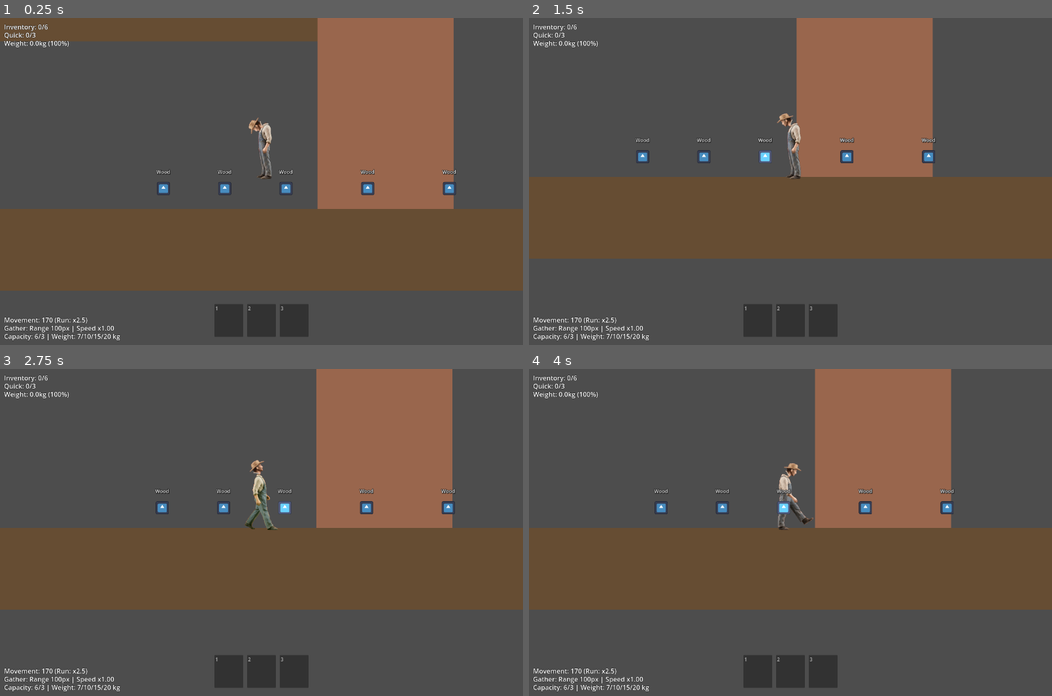
Above: before the commit, frames 1-4 (two rows, left to right).
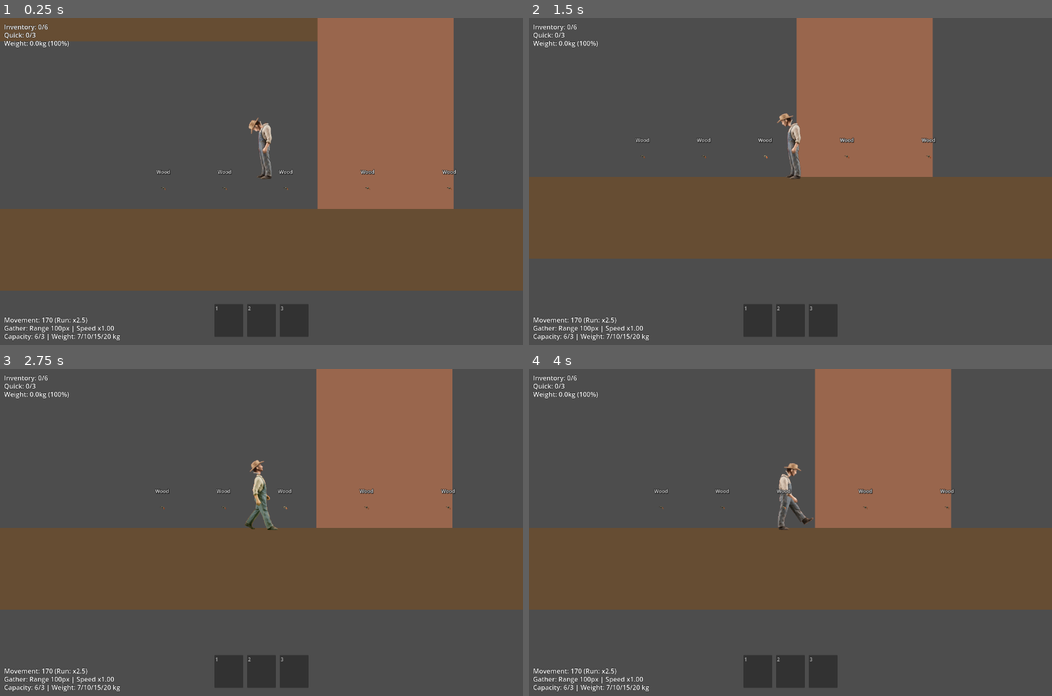
Above: after the commit, the same moments.

Repository: LouisZCode/mechanics_tests
Game: Godot game, scene res://scenes/main.tscn
Same seed, same stepped clock (60 frames per second), same inputs: the game is played once before the commit and once after it. The engine's default icon, where the game draws it, is replaced by a stand-in: a white triangle on a blue panel in a dark square.
Inputs (mouse positions are in pixels of both pictures, inside the frame that each line leads up to):
- Up to frame 1 (0.25 s): no input
- Up to frame 2 (1.5 s): tap Enter at 0.5 s; move the mouse to (905, 165) at 0.52 s; hold Right (ui_right) 0.53-1.25 s; hold F (interact) 0.53-1.25 s; click (905, 165) at 0.67 s; tap Space (ui_select) at 0.77 s; drag from (685, 197) to (790, 142) at 1.27 s
- Up to frame 3 (2.75 s): tap Space (ui_select) at 2 s; move the mouse to (313, 460) at 2.02 s; hold Left (ui_left) from 2.03 s (still down); hold 1 (quickslot_1) from 2.03 s (still down); tap F (interact) at 2.3 s
- Up to frame 4 (4 s): release Left (ui_left) at 2.75 s; release 1 (quickslot_1) at 2.75 s; drag from (764, 597) to (790, 493) at 2.77 s; tap Enter at 3.5 s; move the mouse to (947, 581) at 3.52 s; hold Right (ui_right) from 3.53 s (still down); hold 3 (quickslot_3) from 3.53 s (still down); tap Space (ui_select) at 3.77 s; tap F (interact) at 3.8 s

The runs differ from the first frame. In frame 1, 0.4% of the frame differs, in the area x 30-88%, y 50-55%; in frame 2, 0.4%; in frame 3, 0.4%, in the area x 29-87%, y 40-45%; in frame 4, 0.4%.

Commit message:
feature: add of highligh on quickslot

Diff:
--- a/resources/items/shovel.tres
+++ b/resources/items/shovel.tres
@@ -20,6 +20,11 @@
 stat_mining_power = 5
 stat_attack_damage = 15
 stat_nutrition = 0
+durability_cost_attack = 5
+durability_cost_dig = 1
+durability_cost_mine = 2
+durability_cost_gather = 1
+durability_cost_chop = 3
 attack_windup_time = 2.0
 attack_cooldown = 1.0
 attack_range = 60.0
--- a/resources/items/wood.tres
+++ b/resources/items/wood.tres
@@ -1,31 +1,15 @@
-[gd_resource type="Resource" script_class="ItemData" load_steps=2 format=3 uid="uid://cq8j5r9t6u3v1"]
+[gd_resource type="Resource" script_class="ItemData" load_steps=3 format=3 uid="uid://cq8j5sat6u3v1"]
 
-[ext_resource type="Script" path="res://scripts/resources/item_data.gd" id="1_1"]
+[ext_resource type="Script" uid="uid://cu0m41p6gxapu" path="res://scripts/resources/item_data.gd" id="1_1"]
+[ext_resource type="Texture2D" uid="uid://br1qgffa6bapr" path="res://assets/items/gun_64x64.png" id="1_w3n26"]
 
 [resource]
 script = ExtResource("1_1")
 item_name = "Wood"
 item_id = "wood"
 description = "Basic wood gathered from the surface. Used for crafting and building."
-icon = null
-item_type = 0
-item_category = 0
-can_be_gathered = true
+icon = ExtResource("1_w3n26")
 gather_time = 1.5
 gather_hint = "Hold F to gather wood"
-slots_taken = 1
-max_stack = 99
 weight = 0.5
-stat_durability = 0
-stat_mining_power = 0
-stat_attack_damage = 0
-stat_nutrition = 0
-attack_windup_time = 0.0
-attack_cooldown = 0.5
-attack_range = 50.0
-attack_animation = ""
-tool_gathering_speed_bonus = 1.0
-tool_mining_bonus = 1.0
-is_sellable = true
 sell_value = 5
-rarity = 0
--- a/scripts/mechanics/attack_mechanic.gd
+++ b/scripts/mechanics/attack_mechanic.gd
@@ -12,6 +12,7 @@
 var player: CharacterBody2D
 var equipment_manager: Node
 var gathering_mechanic: Node
+var inventory_mechanic: Node
 
 # State tracking
 var is_action_mode: bool = false
@@ -27,6 +28,7 @@
 
 	call_deferred("_setup_equipment_manager")
 	call_deferred("_setup_gathering_mechanic")
+	call_deferred("_setup_inventory_mechanic")
 
 func _setup_equipment_manager():
 	equipment_manager = player.get_node_or_null("EquipmentManager")
@@ -37,6 +39,11 @@
 	gathering_mechanic = player.get_node_or_null("GatheringMechanic")
 	if not gathering_mechanic:
 		push_warning("AttackMechanic: GatheringMechanic not found. Attack/gather conflict detection disabled.")
+
+func _setup_inventory_mechanic():
+	inventory_mechanic = player.get_node_or_null("InventoryMechanic")
+	if not inventory_mechanic:
+		push_warning("AttackMechanic: InventoryMechanic not found. Durability system disabled.")
 
 func can_activate() -> bool:
 	"""Check if we can enter action mode or start attack"""
@@ -160,6 +167,33 @@
 		var damage = equipped_item.stat_attack_damage
 		attack_executed.emit(equipped_item, damage)
 
+		# Reduce durability if inventory mechanic is available
+		if inventory_mechanic and equipment_manager:
+			var equipped_slot_index = equipment_manager.get_equipped_slot_index()
+			if equipped_slot_index >= 0 and equipped_slot_index < inventory_mechanic.quickslots.size():
+				var slot = inventory_mechanic.quickslots[equipped_slot_index]
+				if slot and not slot.is_empty():
+					# Get durability cost for attacking (default 5 if not specified)
+					var durability_cost = 5
+					if equipped_item.has("durability_cost_attack"):
+						durability_cost = equipped_item.durability_cost_attack
+
+					# Reduce durability
+					var item_broke = slot.reduce_durability(durability_cost)
+
+					if item_broke:
+						print("Your %s broke!" % equipped_item.item_name)
+						# Exit action mode since weapon broke
+						exit_action_mode()
+					else:
+						var durability_percent = slot.get_durability_percentage()
+						if durability_percent <= 0.25:
+							print("Warning: %s durability critical! (%d/%d)" % [
+								equipped_item.item_name,
+								slot.current_durability,
+								equipped_item.stat_durability
+							])
+
 		# Start cooldown
 		cooldown_timer = equipped_item.attack_cooldown
 
--- a/scripts/resources/inventory_slot.gd
+++ b/scripts/resources/inventory_slot.gd
@@ -5,10 +5,14 @@
 
 @export var item_data: ItemData = null
 @export var quantity: int = 0
+@export var current_durability: int = 0  # Current durability (0 = unused/infinite)
 
 func _init(p_item_data: ItemData = null, p_quantity: int = 0):
 	item_data = p_item_data
 	quantity = p_quantity
+	# Initialize durability to max when item is set
+	if p_item_data and p_item_data.stat_durability > 0:
+		current_durability = p_item_data.stat_durability
 
 func is_empty() -> bool:
 	"""Check if this slot is empty"""
@@ -67,11 +71,52 @@
 	"""Set this slot to a specific item and quantity"""
 	item_data = p_item_data
 	quantity = p_quantity
+	# Initialize durability for tools/weapons
+	if p_item_data and p_item_data.stat_durability > 0:
+		current_durability = p_item_data.stat_durability
+	else:
+		current_durability = 0
 
 func clear():
 	"""Empty this slot"""
 	item_data = null
 	quantity = 0
+	current_durability = 0
+
+func reduce_durability(amount: int) -> bool:
+	"""
+	Reduce durability by specified amount
+	Returns: true if item broke (durability reached 0)
+	"""
+	# No durability for this item (resources, etc)
+	if not item_data or item_data.stat_durability <= 0:
+		return false
+
+	current_durability -= amount
+
+	# Item broke!
+	if current_durability <= 0:
+		# For stacked items, only one breaks
+		if quantity > 1:
+			quantity -= 1
+			current_durability = item_data.stat_durability  # Reset for next item
+			return false  # Slot still has items
+		else:
+			# Last item broke, clear slot
+			clear()
+			return true
+
+	return false
+
+func get_durability_percentage() -> float:
+	"""Get durability as a percentage (0.0 to 1.0)"""
+	if not item_data or item_data.stat_durability <= 0:
+		return 1.0  # Items without durability are always "full"
+	return float(current_durability) / float(item_data.stat_durability)
+
+func has_durability() -> bool:
+	"""Check if this item uses durability"""
+	return item_data != null and item_data.stat_durability > 0
 
 func get_total_weight() -> float:
 	"""Calculate total weight of items in this slot"""
@@ -84,7 +129,24 @@
 	if is_empty():
 		return "[Empty]"
 
+	var text = ""
 	if item_data.max_stack > 1:
-		return "%s x%d" % [item_data.item_name, quantity]
+		text = "%s x%d" % [item_data.item_name, quantity]
 	else:
-		return item_data.item_name
+		text = item_data.item_name
+
+	# Add durability display if item has durability
+	if has_durability():
+		var percent = get_durability_percentage()
+		if percent < 1.0:
+			text += " (%d/%d)" % [current_durability, item_data.stat_durability]
+
+			# Add color indicator
+			if percent <= 0.25:
+				text = "[color=red]" + text + "[/color]"  # Critical
+			elif percent <= 0.5:
+				text = "[color=orange]" + text + "[/color]"  # Low
+			elif percent <= 0.75:
+				text = "[color=yellow]" + text + "[/color]"  # Medium
+
+	return text
--- a/scripts/resources/item_data.gd
+++ b/scripts/resources/item_data.gd
@@ -51,6 +51,14 @@
 @export var stat_mining_power: int = 0  # For tools
 @export var stat_attack_damage: int = 0  # For weapons
 @export var stat_nutrition: int = 0  # For food
+
+# Durability Costs (how much durability each action uses)
+@export_group("Durability Costs", "durability_cost_")
+@export var durability_cost_attack: int = 5  # Cost when used for attacking
+@export var durability_cost_dig: int = 1  # Cost when used for digging
+@export var durability_cost_mine: int = 2  # Cost when mining hard materials
+@export var durability_cost_gather: int = 1  # Cost when used to gather resources
+@export var durability_cost_chop: int = 1  # Cost when chopping wood
 
 # Attack Properties (for weapons/tools that can attack)
 @export_group("Attack Properties", "attack_")
--- a/scripts/ui/quickslot_ui.gd
+++ b/scripts/ui/quickslot_ui.gd
@@ -90,6 +90,7 @@
 	var highlight = slot_panel.get_node("Highlight")
 	var background = slot_panel.get_node("Background")
 	var slot_number_label = slot_panel.get_node_or_null("SlotNumber")
+	var durability_bar = slot_panel.get_node_or_null("DurabilityBar")
 
 	# Update highlight and background based on equipped status
 	if is_equipped:
@@ -134,11 +135,48 @@
 			quantity_label.text = str(slot.quantity)
 		else:
 			quantity_label.text = ""  # Don't show quantity for non-stackable items
+
+		# Update durability bar if item has durability
+		if durability_bar:
+			if slot.has_durability():
+				durability_bar.visible = true
+				var percent = slot.get_durability_percentage()
+
+				# Create or update the fill rect
+				var fill = durability_bar.get_node_or_null("Fill")
+				if not fill:
+					# Create a fill ColorRect if it doesn't exist
+					fill = ColorRect.new()
+					fill.name = "Fill"
+					durability_bar.add_child(fill)
+
+				# Update fill size and color based on percentage
+				fill.anchor_right = percent
+				fill.anchor_bottom = 1.0
+
+				# Color based on durability percentage
+				if percent <= 0.25:
+					fill.color = Color(1, 0, 0, 0.8)  # Red
+				elif percent <= 0.5:
+					fill.color = Color(1, 0.5, 0, 0.8)  # Orange
+				elif percent <= 0.75:
+					fill.color = Color(1, 1, 0, 0.8)  # Yellow
+				else:
+					fill.color = Color(0, 1, 0, 0.8)  # Green
+
+				# Add text label showing durability
+				quantity_label.text += "\n%d%%" % int(percent * 100)
+			else:
+				# Item doesn't use durability
+				if durability_bar:
+					durability_bar.visible = false
 	else:
 		# Empty slot
 		icon_rect.texture = null
 		icon_rect.visible = false
 		quantity_label.text = ""
+		if durability_bar:
+			durability_bar.visible = false
 
 func _on_inventory_changed():
 	"""Handle inventory changes"""
Binary file added: assets/items/Beer.png
Not shown, added: assets/items/Beer.png.import
Binary file added: assets/items/gun_64x64.png
Not shown, added: assets/items/gun_64x64.png.import
